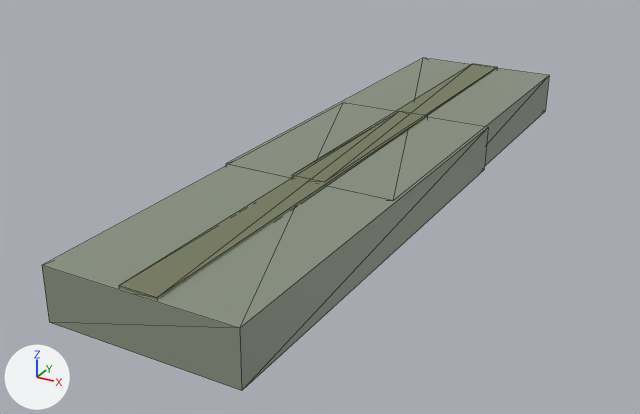
An edit to the COLLADA model sim/unreal_meshes/RoadSegmentLong.dae, drawn before and after from the same camera.
The view is the same before and after, from a 50 mm lens placed at (13.7, -24.1, 12.3), pointed at (-2.7, 5.8, -2.6). The axes (+X, +Y, +Z) are drawn at lower left. The lights are the same throughout. Mesh edges are drawn as thin lines. Where no turn or scale is listed for an object, it has been applied to the vertices.

Before the edit, the objects in view are built like this:
```python
me_cube_025 = bpy.data.meshes.new('Cube.025')
me_cube_025.from_pydata(...)  # 16 vertices, 24 faces; spans x -3.4..3.3, y -8.8..8.8, z -1.8..0.1
# faces by material slot: [12, 12]
me_cube_025.materials.append(mat_material_001_001_003)  # dark yellow #777b5c
me_cube_025.materials.append(mat_material_001_001_001)  # grey #899280
me_cube_031 = bpy.data.meshes.new('Cube.031')
me_cube_031.from_pydata(...)  # 16 vertices, 24 faces; spans x -3.4..3.3, y -8.8..8.8, z -1.8..0.1
# faces by material slot: [12, 12]
me_cube_031.materials.append(mat_material_001_001_003_001)  # dark yellow #777b5c
me_cube_031.materials.append(mat_material_001_001_001_001)  # grey #899280
ob_cube_003 = bpy.data.objects.new('Cube_003', me_cube_025)
ob_cube_003.location = (0.0, -0.01, 1.0)
ob_cube_003_001 = bpy.data.objects.new('Cube_003_001', me_cube_031)
ob_cube_003_001.location = (0.0, 8.9, 1.0)
```
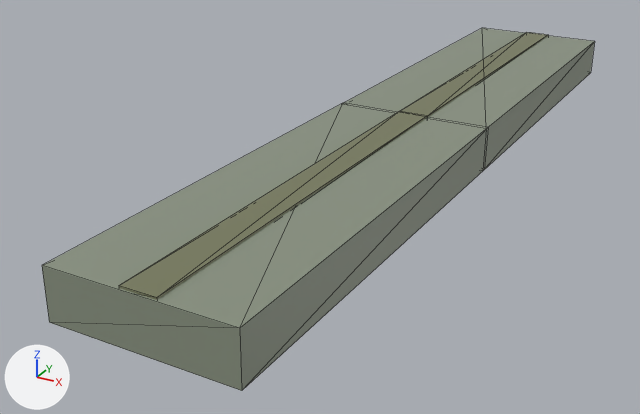
The edits, one by one:
Object 'Cube_003_001' (ob_cube_003_001) moves from (0.0, 8.9, 1.0) to (0.19, 17.38, 0.95).

Location of each change, [x1, y1, x2, y2] in pixels of the pictures (640 x 414 px):
'Cube_003_001', moved
    before: [226, 58, 549, 201]
    after: [344, 28, 595, 170]
